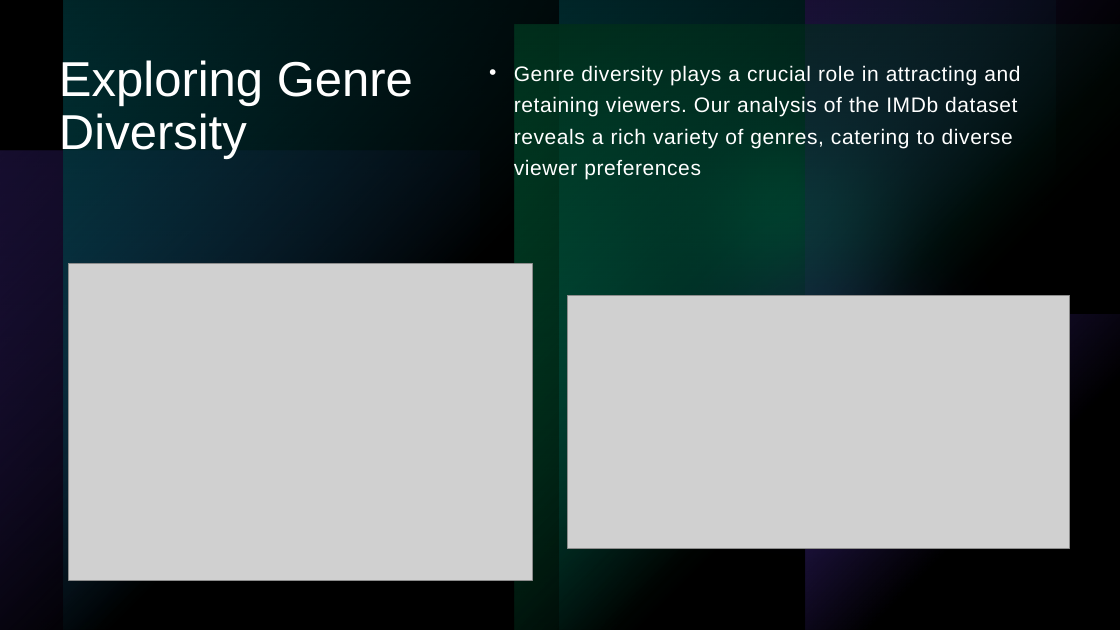
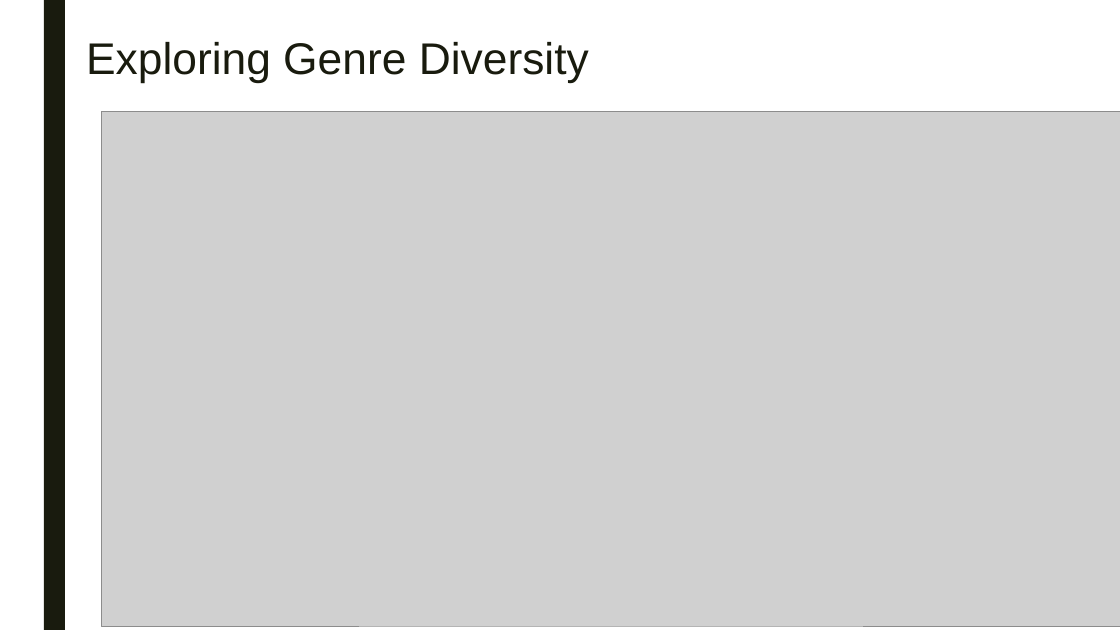
Before and after one commit to lanahuyen/media_tv, a slide deck: slide 7 of Presentation1.pptx. Drawn at 1120x630 pixels with LibreOffice and Linux fonts; fonts in the diff are those of the drawing; grey boxes stand for pictures. Boxes give left, top, right and bottom in pixels: in the first picture for what was removed or moved away, otherwise in the second. Text is boxed around its words. In the diff, an @@ line names an element or a change of style, - is before the commit and + after.

```diff
--- a/Presentation1.pptx
+++ b/Presentation1.pptx
@@ background #000000 to #FFFFFF @@
@@ rectangle removed at <box>0,0,1120,630</box> @@
@@ rectangle removed at <box>0,0,1120,630</box> @@
@@ rectangle added at <box>44,0,65,630</box>, fill #191B0E @@
@@ group removed at <box>0,0,1120,630</box>: 4 rectangles, 1 ellipse @@
@@ group removed at <box>0,0,1120,630</box>: 6 rectangles, 2 ellipses @@
@@ title "Exploring Genre Diversity": place and size @@
-title "Exploring Genre Diversity" at <box>59,60,413,159</box>
+title "Exploring Genre Diversity" at <box>86,42,589,83</box>
@@ title "Exploring Genre Diversity" at <box>86,42,589,83</box>: size 42 to 38 pt, text colour #FFFFFF to #191B0E; line spacing 0.9 to 0.89 @@
@@ text removed at <box>514,65,1020,180</box> @@
-• Genre diversity plays a crucial role in attracting and retaining viewers. Our analysis of the IMDb dataset reveals a rich variety of genres, catering to diverse viewer preferences
@@ picture: place and size @@
-picture at <box>568,296,1070,549</box>
+picture at <box>102,112,1120,626</box>
@@ picture removed at <box>69,264,533,581</box> @@
```
Also in this commit, not shown: 10 other slides changed, 4 slides added, 1 slide removed, 1 other file.
